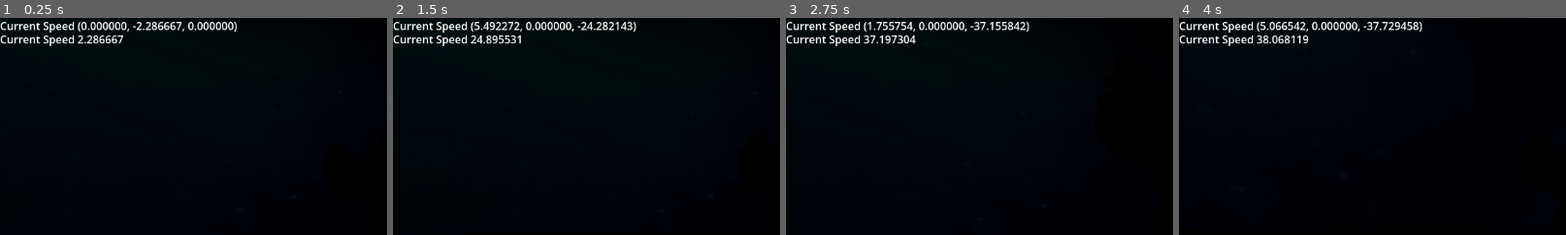
Above: before the commit, frames 1-4 (left to right).
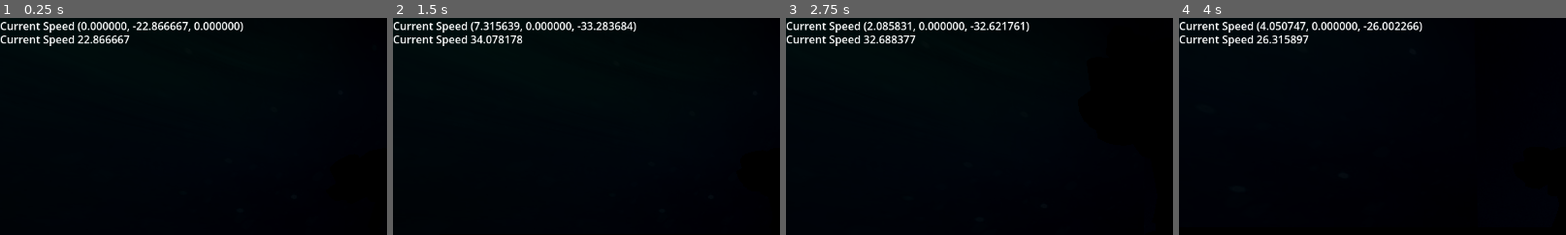
Above: after the commit, the same moments.

Repository: sobakacece/arcticmonkeys
Game: Godot game, scene res://TestScene_3d.tscn
Two runs of this game, one before a commit and one after it. Both use one fixed random seed, a clock stepped at 60 frames per second and the inputs below.
Inputs (mouse positions are % of the whole screen's width and height, from its top left):
- Up to frame 1 (0.25 s): no input
- Up to frame 2 (1.5 s): tap Enter (ui_accept) at 0.5, 0.77 s; move the mouse to (55, 50) at 0.52 s; hold Shift (dash) 0.53-1.28 s; hold W (move_forward) from 0.53 s (still down); move the mouse to (45, 50) at 1.27 s; tap Shift (dash) at 1.35 s
- Up to frame 3 (2.75 s): keep holding W (move_forward); tap Enter (ui_accept) at 1.52 s; move the mouse to (52, 48) at 2.02 s; hold Shift (dash) from 2.03 s (still down)
- Up to frame 4 (4 s): keep holding W (move_forward); move the mouse to (49, 52) at 2.77 s; release Shift (dash) at 2.78 s; tap Shift (dash) at 2.85 s; tap Enter (ui_accept) at 3.02, 3.77 s; move the mouse to (57, 51) at 3.52 s; hold Shift (dash) from 3.53 s (still down)
The pictures show only the part of the screen within x 0-50%, y 0-50%; the shares and areas given below are measured in that part.

The runs differ from the first frame. In frame 1, 0.5% of the frame differs, in the area x 21-63%, y 1-13%; in frame 2, 0.8%; in frame 3, 0.8%; in frame 4, 0.8%, in the area x 20-62%, y 1-13%.

Commit message:
Dash and slop fix

Diff:
--- a/assets/3D/char.tscn
+++ b/assets/3D/char.tscn
@@ -7,8 +7,7 @@
 [ext_resource type="Material" uid="uid://wv7bpfpxbjp2" path="res://assets/3D/Materials/grey.tres" id="5_q3ea8"]
 [ext_resource type="Script" path="res://addons/jigglebones/jigglebone.gd" id="6_n04bj"]
 [ext_resource type="PackedScene" uid="uid://c7gn1gydxsge4" path="res://assets/3D/bags.tscn" id="7_ouufw"]
-[ext_resource type="PackedScene" uid="uid://b81bx3oi8ewbs" path="res://assets/peng.tscn" id="8_ih67x"]
-[ext_resource type="PackedScene" uid="uid://d312bhn4kep8k" path="res://aligner.tscn" id="9_3ec4f"]
+[ext_resource type="PackedScene" uid="uid://cgctj8nul8mba" path="res://aligner.tscn" id="9_3ec4f"]
 
 [sub_resource type="GDScript" id="GDScript_sba77"]
 script/source = "extends Node3D
@@ -132,7 +131,7 @@
 mesh = SubResource("ArrayMesh_3n8xq")
 
 [node name="Jigglebone" type="Node3D" parent="Char_Armature/Skeleton3D" index="1"]
-transform = Transform3D(1.74846e-05, -70.7107, -70.7107, -7.35137e-06, -70.7107, 70.7107, -100, -9.27259e-06, -1.24741e-05, -0.394666, 0.452126, 1.22703e-07)
+transform = Transform3D(5.56367e-06, -70.7107, -70.7107, -4.37114e-06, -70.7107, 70.7107, -100, -9.27261e-06, -6.51365e-06, -0.394664, 0.452126, 1.22703e-07)
 top_level = true
 script = ExtResource("6_n04bj")
 bone_name = "Arm.L"
@@ -142,7 +141,7 @@
 forward_axis = 1
 
 [node name="Jigglebone2" type="Node3D" parent="Char_Armature/Skeleton3D" index="2"]
-transform = Transform3D(-1.74846e-05, 70.7107, 70.7107, 4.37114e-06, -70.7107, 70.7107, 100, 1.54543e-05, 9.27258e-06, 0.394665, 0.452126, 2.4817e-07)
+transform = Transform3D(-1.74846e-05, 70.7107, 70.7107, 4.37114e-06, -70.7107, 70.7107, 100, 1.54543e-05, 9.27262e-06, 0.394665, 0.452126, 2.48169e-07)
 top_level = true
 script = ExtResource("6_n04bj")
 bone_name = "Arm.R"
@@ -152,7 +151,7 @@
 forward_axis = 1
 
 [node name="Jigglebone3" type="Node3D" parent="Char_Armature/Skeleton3D" index="3"]
-transform = Transform3D(-5.56363e-06, 38.2683, 92.3879, -7.54979e-06, -92.388, 38.2683, 100, -1.19148e-06, 2.55993e-06, 0.768419, 0.0783712, 3.29856e-07)
+transform = Transform3D(-1.74846e-05, 38.2683, 92.388, 4.37114e-06, -92.388, 38.2683, 100, 1.07295e-05, 1.44809e-05, 0.768419, 0.0783712, 3.29856e-07)
 top_level = true
 script = ExtResource("6_n04bj")
 bone_name = "Hand.R"
@@ -162,7 +161,7 @@
 forward_axis = 1
 
 [node name="Jigglebone4" type="Node3D" parent="Char_Armature/Skeleton3D" index="4"]
-transform = Transform3D(1.74846e-05, -38.2684, -92.3879, -4.37114e-06, -92.3879, 38.2684, -100, -2.65265e-06, -1.78264e-05, -0.76842, 0.0783712, 7.36909e-08)
+transform = Transform3D(-6.35726e-06, -38.2683, -92.3879, -4.37114e-06, -92.3879, 38.2683, -100, 9.26827e-06, 3.0352e-06, -0.76842, 0.078371, 1.05004e-07)
 top_level = true
 script = ExtResource("6_n04bj")
 bone_name = "Hand.L"
@@ -172,7 +171,7 @@
 forward_axis = 1
 
 [node name="Jigglebone5" type="Node3D" parent="Char_Armature/Skeleton3D" index="5"]
-transform = Transform3D(-1.82782e-05, -5.95206e-06, 100, -0.0480368, 100, 1.19209e-05, -100, -0.0480397, -2.72189e-05, -3.5898e-07, 1.15612, -1)
+transform = Transform3D(-1.82782e-05, -5.95206e-06, 100, -0.0480368, 100, 1.19209e-05, -100, -0.0480397, -2.72189e-05, -3.5898e-07, 1.15613, -1)
 top_level = true
 script = ExtResource("6_n04bj")
 bone_name = "Body"
@@ -197,29 +196,79 @@
 [node name="Bags" parent="Char_Armature/Skeleton3D/Back_BoneAttachment3D" index="0" instance=ExtResource("7_ouufw")]
 transform = Transform3D(-4.37114e-10, 5.96046e-10, -0.01, 5.96046e-10, 0.01, 5.96047e-10, 0.01, -5.96047e-10, -4.37118e-10, -0.00133056, 0.00274324, -4.70955e-10)
 
-[node name="Peng" parent="Char_Armature/Skeleton3D/Back_BoneAttachment3D/Bags" index="3" instance=ExtResource("8_ih67x")]
+[node name="Peng" parent="Char_Armature/Skeleton3D/Back_BoneAttachment3D/Bags" index="3"]
+_import_path = NodePath("")
+unique_name_in_owner = false
+process_mode = 0
+process_priority = 0
+process_physics_priority = 0
+process_thread_group = 0
+physics_interpolation_mode = 0
+auto_translate_mode = 0
+editor_description = ""
 transform = Transform3D(-0.788642, 0.129747, 0.0347869, 0.129183, 0.789351, -0.0154167, -0.0368242, -0.00958044, -0.799094, -0.0413629, -0.391476, 0.439805)
-
-[node name="Peng2" parent="Char_Armature/Skeleton3D/Back_BoneAttachment3D/Bags" index="4" instance=ExtResource("8_ih67x")]
+script = null
+
+[node name="Peng2" parent="Char_Armature/Skeleton3D/Back_BoneAttachment3D/Bags" index="4"]
+_import_path = NodePath("")
+unique_name_in_owner = false
+process_mode = 0
+process_priority = 0
+process_physics_priority = 0
+process_thread_group = 0
+physics_interpolation_mode = 0
+auto_translate_mode = 0
+editor_description = ""
 transform = Transform3D(-0.462088, -0.0443974, 0.58907, 0.00145611, 0.747791, 0.0575022, -0.590739, 0.0365718, -0.460641, -0.124702, -0.0257295, 0.12426)
-
-[node name="Peng3" parent="Char_Armature/Skeleton3D/Back_BoneAttachment3D/Bags" index="5" instance=ExtResource("8_ih67x")]
+script = null
+
+[node name="Peng3" parent="Char_Armature/Skeleton3D/Back_BoneAttachment3D/Bags" index="5"]
+_import_path = NodePath("")
+unique_name_in_owner = false
+process_mode = 0
+process_priority = 0
+process_physics_priority = 0
+process_thread_group = 0
+physics_interpolation_mode = 0
+auto_translate_mode = 0
+editor_description = ""
 transform = Transform3D(0.689857, 0.0543693, -0.289207, 0.00675623, 0.733967, 0.154098, 0.294195, -0.144346, 0.674621, 0.130274, 0.0364339, 0.0691185)
+script = null
 
 [node name="Hand_L_BoneAttachment3D" type="BoneAttachment3D" parent="Char_Armature/Skeleton3D" index="8"]
-transform = Transform3D(0, -0.382684, -0.923879, 1, 0, 0, 0, -0.923879, 0.382684, -0.0076842, -2.46441e-09, 0.00878371)
+transform = Transform3D(-2.38419e-07, -0.382683, -0.923879, 1, -1.19209e-07, -2.08616e-07, 0, -0.923879, 0.382683, -0.0076842, -2.56942e-09, 0.00878371)
 bone_name = "Hand.L"
 bone_idx = 5
 
-[node name="Peng5" parent="Char_Armature/Skeleton3D/Hand_L_BoneAttachment3D" index="0" instance=ExtResource("8_ih67x")]
+[node name="Peng5" parent="Char_Armature/Skeleton3D/Hand_L_BoneAttachment3D" index="0"]
+_import_path = NodePath("")
+unique_name_in_owner = false
+process_mode = 0
+process_priority = 0
+process_physics_priority = 0
+process_thread_group = 0
+physics_interpolation_mode = 0
+auto_translate_mode = 0
+editor_description = ""
 transform = Transform3D(-0.000986747, 0.00568025, -0.00479701, 0.00704386, 0.00226279, 0.00123049, 0.00237921, -0.00434336, -0.00563247, -0.00153357, 0.00123528, -0.000152905)
+script = null
 
 [node name="Hand_R_BoneAttachment3D2" type="BoneAttachment3D" parent="Char_Armature/Skeleton3D" index="9"]
-transform = Transform3D(1.19209e-07, 0.382683, 0.92388, -1, 1.19209e-07, 1.19209e-07, -1.19209e-07, -0.92388, 0.382683, 0.0076842, -2.33896e-09, 0.00878371)
+transform = Transform3D(0, 0.382683, 0.92388, -1, 0, 0, 0, -0.92388, 0.382683, 0.0076842, -2.33896e-09, 0.00878371)
 bone_name = "Hand.R"
 bone_idx = 8
 
-[node name="Peng4" parent="Char_Armature/Skeleton3D/Hand_R_BoneAttachment3D2" index="0" instance=ExtResource("8_ih67x")]
+[node name="Peng4" parent="Char_Armature/Skeleton3D/Hand_R_BoneAttachment3D2" index="0"]
+_import_path = NodePath("")
+unique_name_in_owner = false
+process_mode = 0
+process_priority = 0
+process_physics_priority = 0
+process_thread_group = 0
+physics_interpolation_mode = 0
+auto_translate_mode = 0
+editor_description = ""
 transform = Transform3D(0.00140037, -0.00736391, 0.000248696, 0.00619924, 0.00104072, -0.004091, 0.00398226, 0.000969418, 0.00628107, 0.00254269, 0.00165481, -0.00145412)
+script = null
 
 [node name="Aligner" parent="." index="1" instance=ExtResource("9_3ec4f")]
--- a/player.tscn
+++ b/player.tscn
@@ -28,11 +28,13 @@
 slowdown_curve = SubResource("Curve_w0o3t")
 max_speed = 25
 dash_boost = 25.0
+dash_acceleration = 1.8
+dash_boost_time = 3.0
 rotation_weight = 5.0
 rotation_speed_mod = 0.5
 
 [node name="CollisionShape3D" type="CollisionShape3D" parent="."]
-transform = Transform3D(1, 0, 0, 0, 1, 0, 0, 0, 1, 0, 0.888579, 0)
+transform = Transform3D(1, 0, 0, 0, 1, 0, 0, 0, 1, 0, 0.864392, 0)
 shape = SubResource("CapsuleShape3D_hrgk7")
 
 [node name="SpringArm" type="SpringArm3D" parent="."]
@@ -58,3 +60,7 @@
 
 [node name="Char" parent="Visuals" instance=ExtResource("2_85a4p")]
 transform = Transform3D(-4.37114e-08, 0, -1, 0, 1, 0, 1, 0, -4.37114e-08, 0, 0, 0)
+
+[node name="RayCast3D" type="RayCast3D" parent="."]
+target_position = Vector3(0, -2, 0)
+hit_back_faces = false
--- a/scripts/SIMPLE_alighment.gd
+++ b/scripts/SIMPLE_alighment.gd
@@ -1,12 +1,12 @@
 extends Node3D
-
+var normal
 # Called every physics frame.
 func _physics_process(delta: float) -> void:
 	# Ensure the parent exists and the RayCast3D has a collision
 	if get_parent() and $RayCast3D.is_colliding():
-		var n = $RayCast3D.get_collision_normal()
+		normal = $RayCast3D.get_collision_normal()
 		var parent_transform = get_parent().global_transform
-		var xform = align_with_y(parent_transform, n)
+		var xform = align_with_y(parent_transform, normal)
 		get_parent().global_transform = parent_transform.interpolate_with(xform, 0.2)
 
 func align_with_y(xform: Transform3D, new_y: Vector3) -> Transform3D:
--- a/scripts/player.gd
+++ b/scripts/player.gd
@@ -7,13 +7,18 @@
 @export var fall_acceleration = 75
 @export var turn_speed : float = 1
 @export var turn_curve : Curve
+@export var mass = 10
 
 @export_category("Acceleration")
 @export var acceleration_curve : Curve
 @export var slowdown_curve : Curve
 @export var acceleration_time : float = 0.2
 @export var max_speed = 50
+
+@export_category("Dash")
 @export var dash_boost : float
+@export var dash_acceleration: float
+@export var dash_boost_time: float
 #@export var slowdown_time : float = 0.2
 #var acceleration = 0.0
 #var deacceleration = 0.0
@@ -32,10 +37,14 @@
 @export_category("General")
 @export var mouse_sensitivity = 0.01
 
+var slope_const = 2
 #nodes
 var spring_arm
 var visuals
+var dash_timer : SceneTreeTimer
 
+#dynamic_values
+var current_acceleration_boost
 var time_elapsed = 0.0
 
 func _ready():
@@ -62,30 +71,34 @@
 	spring_arm.rotation = smooth_rotation
 	spring_arm.position = position
 
+func slope_process(delta : float):
+	return Vector3(get_normal().normalized().x, 0, get_normal().normalized().z) * delta * slope_const
+	#return Vector3(get_normal().normalized()) * delta * slope_const
+
+func get_normal():
+	if $RayCast3D.is_colliding():
+		return $RayCast3D.get_collision_normal()
+	else:
+		return Vector3.UP
+
+
 func _physics_process(delta: float) -> void:
 	# Add the gravity.
+
 	if not is_on_floor():
-		velocity += get_gravity() * delta
+		velocity += get_gravity() * delta * mass
+		#print("NOT ON FLOOR")
+	#else:
+		#var normal = get_normal().normalized()
+		##var temp_rotation = Quaternion(get_normal(), Vector3.UP).normalized()
+		#var gravity_vector = get_gravity().project(normal)
+		#velocity += slope_process(delta) - gravity_vector  * delta
 
 	# Handle jump.
 	if Input.is_action_just_pressed("ui_accept") and is_on_floor():
 		velocity.y = jump_velocity
 
-	var input_dir := Input.get_vector("move_left", "move_right", "move_forward", "move_back")
-	direction = (Basis(spring_arm.transform.basis.x, Vector3.UP, spring_arm.transform.basis.z).orthonormalized() * Vector3(input_dir.x, 0, input_dir.y)).normalized()
-	if direction:
-		var target_velocity_x = direction.x * calculate_max_speed()
-		var target_velocity_z = direction.z * calculate_max_speed()
-		time_elapsed+=delta
-		time_elapsed = clamp(time_elapsed, 0, acceleration_time)
-		var normalized_time = remap(time_elapsed, 0, acceleration_time, 0, 1)
-		print(normalized_time)
-		velocity.x = lerp(velocity.x, target_velocity_x, acceleration_curve.sample(normalized_time) * delta)
-		velocity.z = lerp(velocity.z, target_velocity_z, acceleration_curve.sample(normalized_time) * delta)
-	else:
-		time_elapsed-=delta
-		velocity.x = lerp(velocity.x, 0.0, -slowdown_curve.sample(0) * delta)
-		velocity.z = lerp(velocity.z, 0.0, -slowdown_curve.sample(0) * delta)
+	update_velocity_input(delta)
 
 	move_and_slide()
 
@@ -95,6 +108,27 @@
 	else:
 		on_stop()
 		#time_elapsed = 0.0
+
+func update_velocity_input(delta : float):
+	var input_dir := Input.get_vector("move_left", "move_right", "move_forward", "move_back")
+	direction = (Basis(spring_arm.transform.basis.x, Vector3.UP, spring_arm.transform.basis.z).orthonormalized() * Vector3(input_dir.x, 0, input_dir.y)).normalized()
+	direction += get_normal()
+	#print(direction)
+	if direction:
+		var target_velocity_x = direction.x * get_max_speed()
+		var target_velocity_z = direction.z * get_max_speed()
+		time_elapsed+=delta
+		time_elapsed = clamp(time_elapsed, 0, acceleration_time)
+		var normalized_time = remap(time_elapsed, 0, acceleration_time, 0, 1)
+		#print(normalized_time)
+		velocity.x = lerp(velocity.x, target_velocity_x, acceleration_curve.sample(normalized_time) * delta * get_acceleration_boost())
+		velocity.z = lerp(velocity.z, target_velocity_z, acceleration_curve.sample(normalized_time) * delta * get_acceleration_boost())
+	else:
+		time_elapsed -= delta
+		time_elapsed = clamp(time_elapsed, 0, acceleration_time)
+		var normalized_time = remap(time_elapsed, 0, acceleration_time, 0, 1)
+		velocity.x = lerp(velocity.x, 0.0, -slowdown_curve.sample(normalized_time) * delta)
+		velocity.z = lerp(velocity.z, 0.0, -slowdown_curve.sample(normalized_time) * delta)
 
 func rotate_visuals(delta : float):
 	var current_rot = visuals.rotation_degrees
@@ -112,9 +146,29 @@
 	return
 	#print("stopped")
 
-func calculate_max_speed() -> float:
-	var tmp_speed = 0.0
+func get_dash_boost() -> float:
+	if Input.is_action_just_pressed("dash") && !dash_timer:
+			dash_timer = get_tree().create_timer(dash_boost_time, false, true)
+			dash_timer.timeout.connect(func(): dash_timer = null)
+
+	var dash_mod : float
+	if dash_timer:
+		dash_mod =  dash_timer.time_left / dash_boost_time
+	else:
+		dash_mod = 0
+	#print(dash_boost)
+	return dash_boost * dash_mod
+
+func get_max_speed() -> float:
+	#print(dash_timer.get_paath())
 	if Input.is_action_pressed("dash"):
-		return max_speed + dash_boost
+		#print(get_dash_boost())
+		return max_speed + get_dash_boost()
 	else:
 		return max_speed
+
+func get_acceleration_boost() -> float:
+	if Input.is_action_pressed("dash"):
+		return dash_acceleration
+	else:
+		return 1
Not shown: 1 places in aligner.tscn that only renumber resources
Not shown: 1 places in assets/3D/char.tscn that only renumber resources
Binary file added: terrai_HM.exr
Not shown, added: terrai_HM.exr.import
